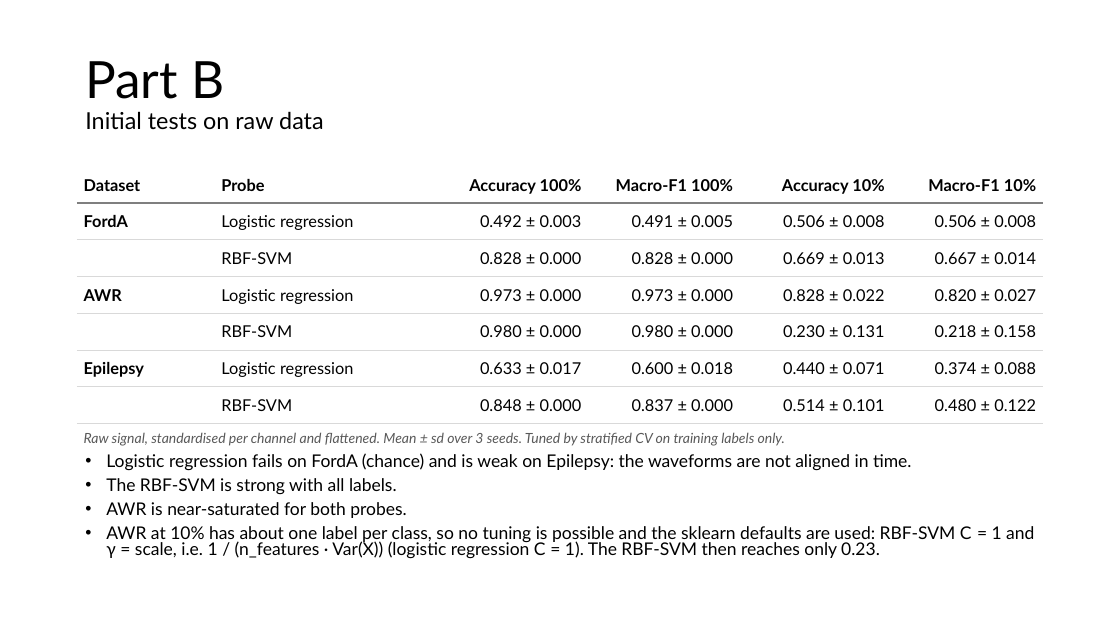
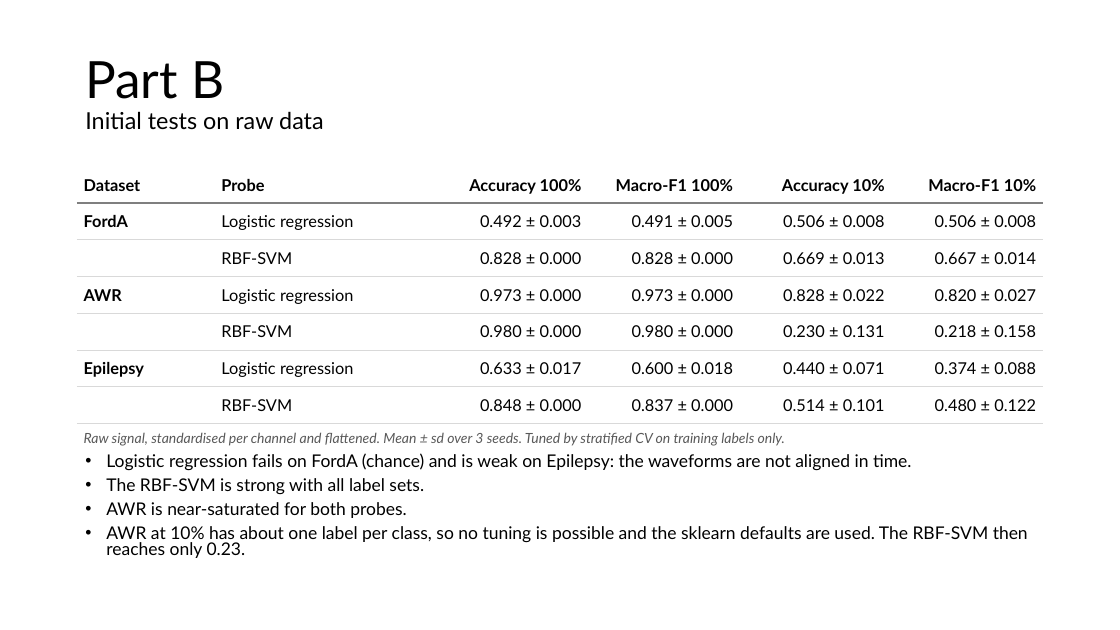
Before and after one commit to FVardi/PhD-Courses, a slide deck: slide 10 of Deep learning for time-series/Assignment 4/Presentation.pptx (slide 9 before the commit). Drawn at 1120x630 pixels with LibreOffice and Linux fonts; fonts in the diff are those of the drawing. Boxes give left, top, right and bottom in pixels: in the first picture for what was removed or moved away, otherwise in the second. Text is boxed around its words. In the diff, an @@ line names an element or a change of style, - is before the commit and + after.

```diff
--- a/Deep learning for time-series/Assignment 4/Presentation.pptx
+++ b/Deep learning for time-series/Assignment 4/Presentation.pptx
@@ text at (x1=106, y1=478, x2=424, y2=494): text changed @@
-• The RBF-SVM is strong with all labels.
+• The RBF-SVM is strong with all label sets.
@@ text at (x1=106, y1=526, x2=1028, y2=558): text changed @@
-• AWR at 10% has about one label per class, so no tuning is possible and the sklearn defaults are used: RBF-SVM C = 1 and γ = scale, i.e. 1 / (n_features · Var(X)) (logistic regression C = 1). The RBF-SVM then reaches only 0.23.
+• AWR at 10% has about one label per class, so no tuning is possible and the sklearn defaults are used. The RBF-SVM then reaches only 0.23.
```
Also in this commit, not shown: 11 other slides changed, 2 slides added, 2 slides removed, 17 other files.
